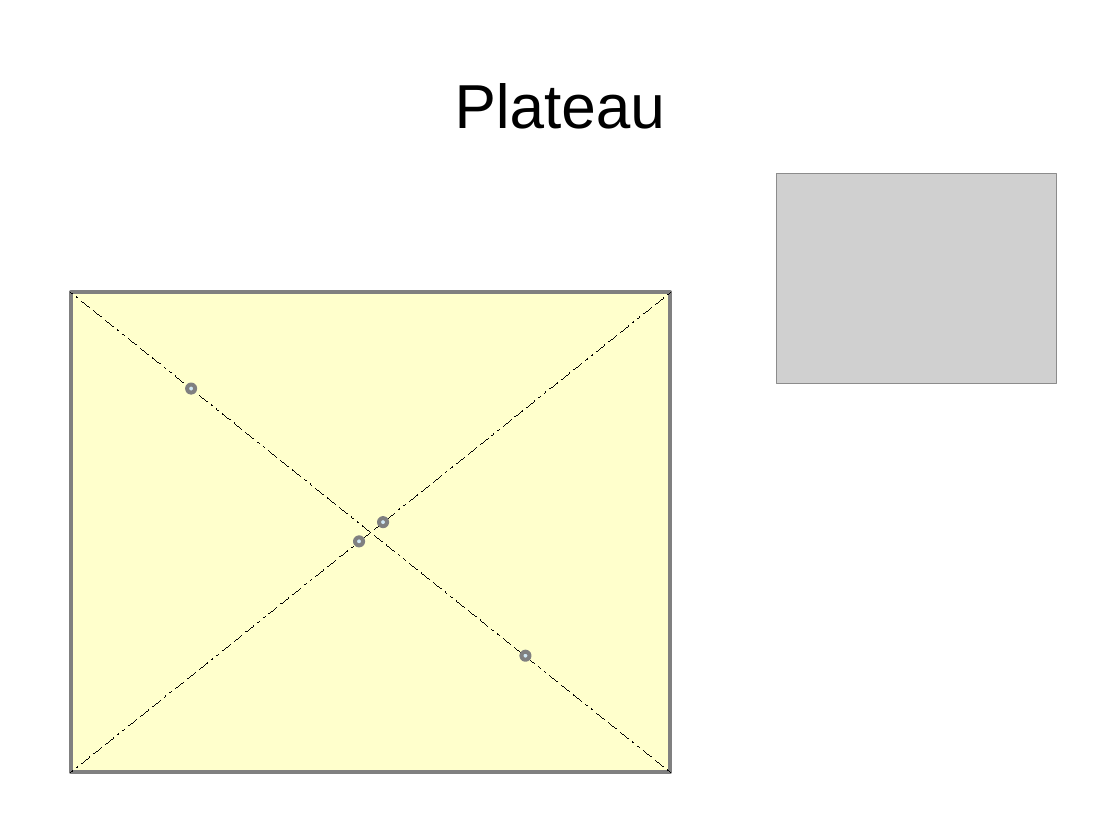
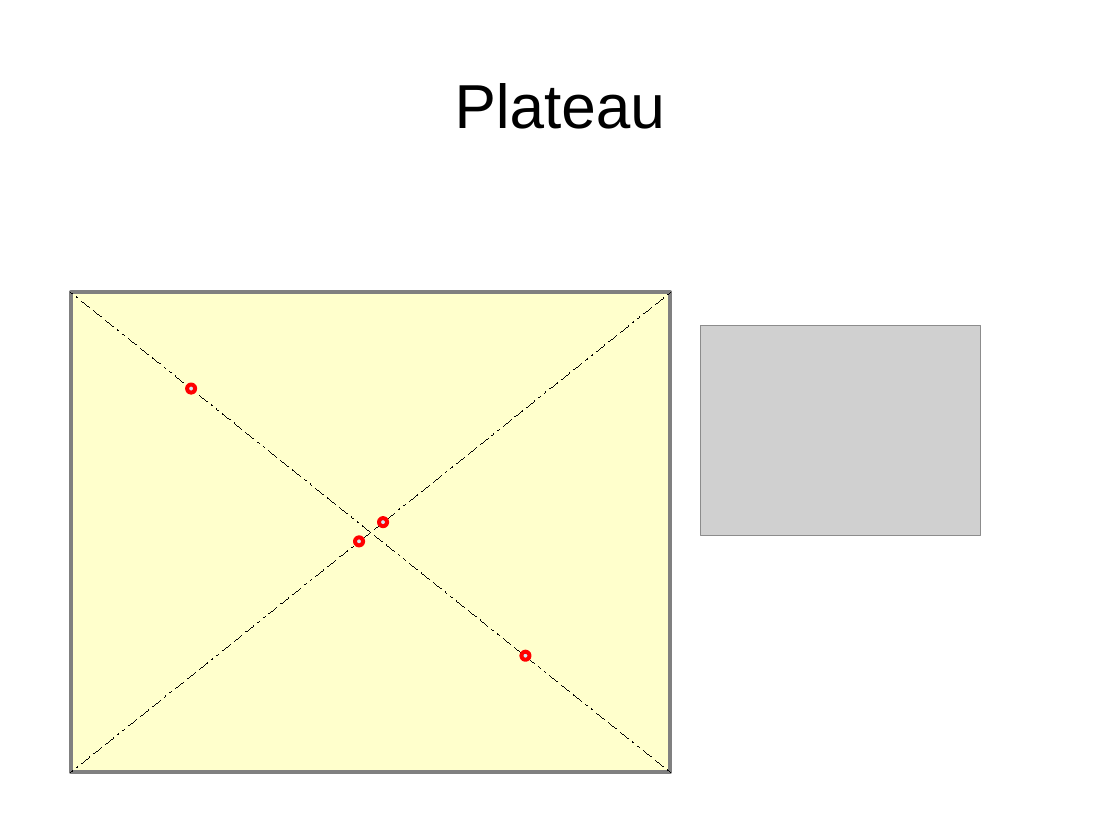
Before and after one commit to faitmain/faitmain.org, a slide deck: slide 10 of src/volume-2/table_basse/Plans_table_basse.odp. Drawn at 1120x840 pixels with LibreOffice and Linux fonts; fonts in the diff are those of the drawing; grey boxes stand for pictures. Boxes give left, top, right and bottom in pixels: in the first picture for what was removed or moved away, otherwise in the second. Text is boxed around its words. In the diff, an @@ line names an element or a change of style, - is before the commit and + after.

Commit message:
Correction: - changement des photos, à la bonne taille (résolution peut-être à revoir) - reprise des textes - ajout des plans au format OpenDocument/slides (.odp)

```diff
--- a/src/volume-2/table_basse/Plans_table_basse.odp
+++ b/src/volume-2/table_basse/Plans_table_basse.odp
@@ picture: place and size @@
-picture at bbox=[776, 174, 1057, 384]
+picture at bbox=[701, 325, 982, 536]
@@ outline #808080 2.83 pt to #FF0000 2.83 pt in 4 elements at bbox=[355, 538, 363, 546], bbox=[379, 518, 387, 526], bbox=[187, 384, 195, 392], bbox=[521, 651, 530, 660] @@
```
Also in this commit, not shown: 15 other files.
